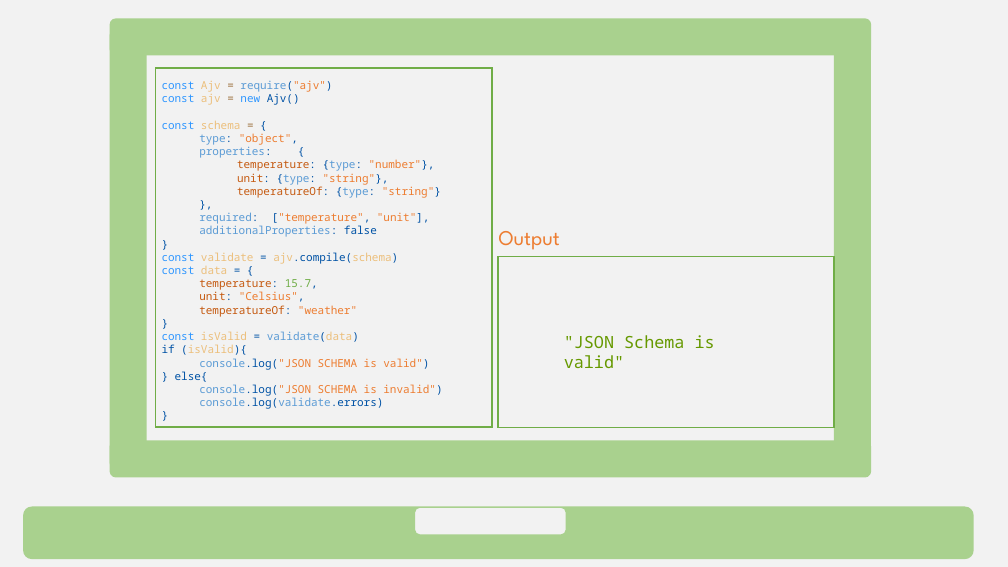
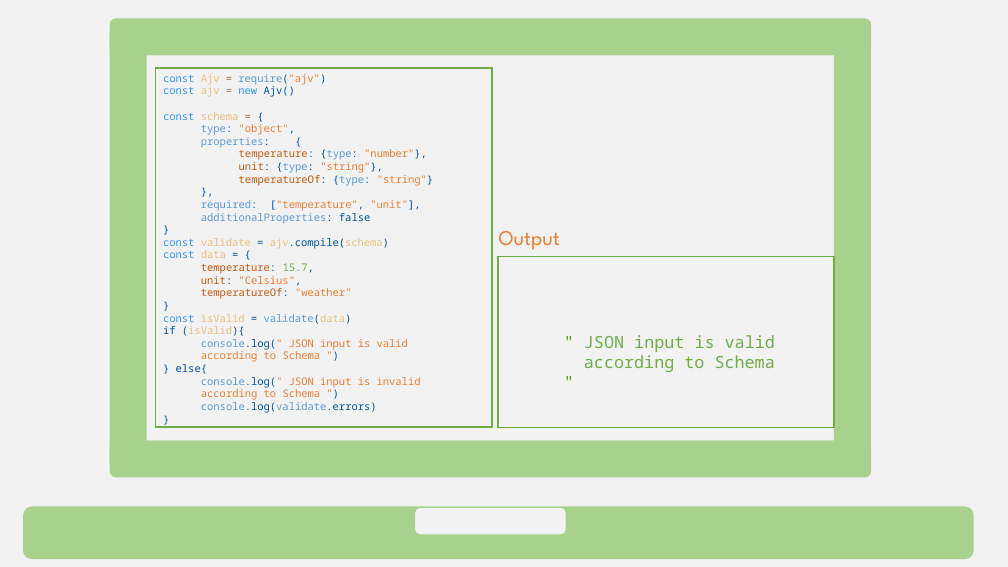
Before and after one commit to w3c/wot-cg, a slide deck: slide 19 of Tutorials/whatiswot/8-JSON_Schema_in_Practice_3/8-JSON_Schema_in_Practice_3.pptx (slide 18 before the commit). Drawn at 1008x567 pixels with LibreOffice and Linux fonts; fonts in the diff are those of the drawing. Boxes give left, top, right and bottom in pixels: in the first picture for what was removed or moved away, otherwise in the second. Text is boxed around its words. In the diff, an @@ line names an element or a change of style, - is before the commit and + after.

Commit message:
add updated pptx and mp4 files

```diff
--- a/Tutorials/whatiswot/8-JSON_Schema_in_Practice_3/8-JSON_Schema_in_Practice_3.pptx
+++ b/Tutorials/whatiswot/8-JSON_Schema_in_Practice_3/8-JSON_Schema_in_Practice_3.pptx
@@ text at [163,74,434,413]: size 10.5 to 10 pt in "const Ajv = require("ajv")", "const ajv = new Ajv()", "const schema = {", "type: "object"," and 19 more places @@
@@ text at [201,339,408,362]: text changed; size 10.5 to 10 pt @@
-console.log("JSON SCHEMA is valid")
+console.log(" JSON input is valid
+according to Schema ")
@@ text at [584,335,775,372]: text changed; text colour #669900 to #70AD47 @@
-"JSON Schema is valid"
+" JSON input is valid
+according to Schema "
@@ text at [201,377,421,400]: text changed; size 10.5 to 10 pt @@
-console.log("JSON SCHEMA is invalid")
+console.log(" JSON input is invalid
+according to Schema ")
```
Also in this commit, not shown: 5 other slides changed, 2 slides added, 5 other files.
